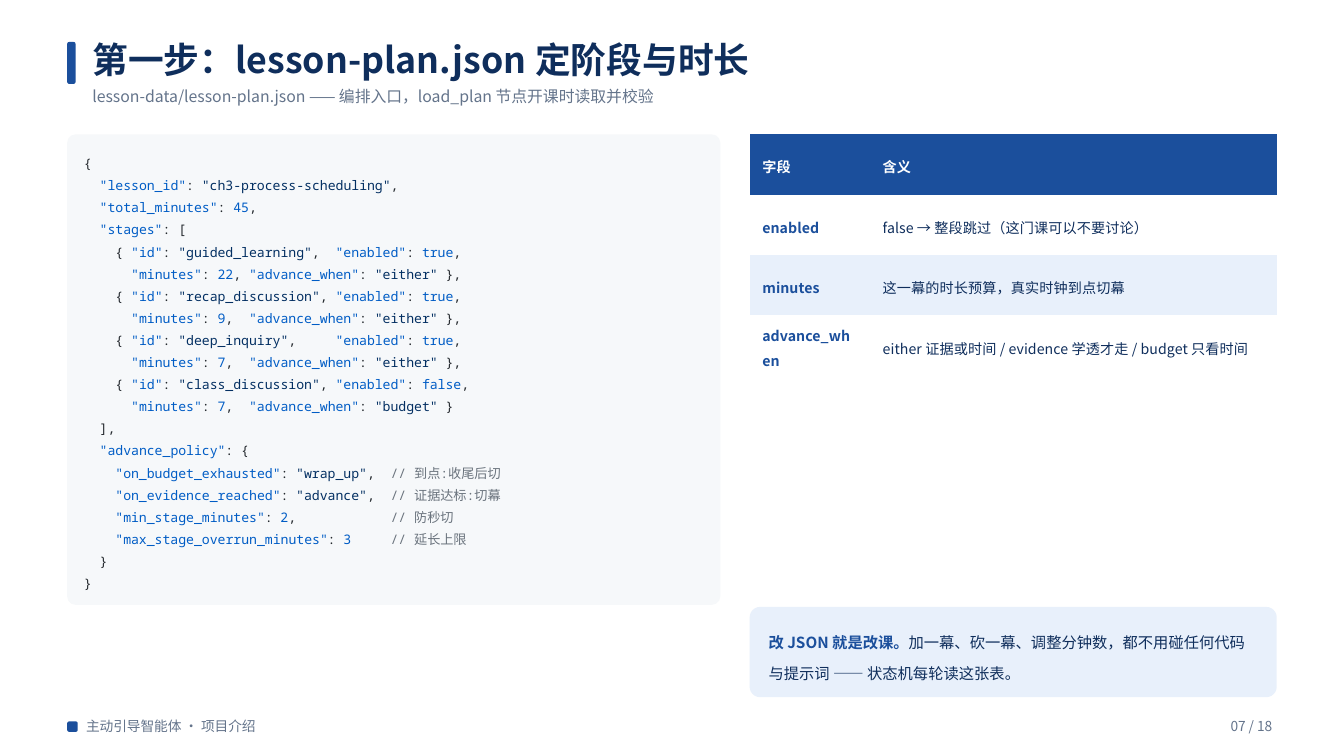
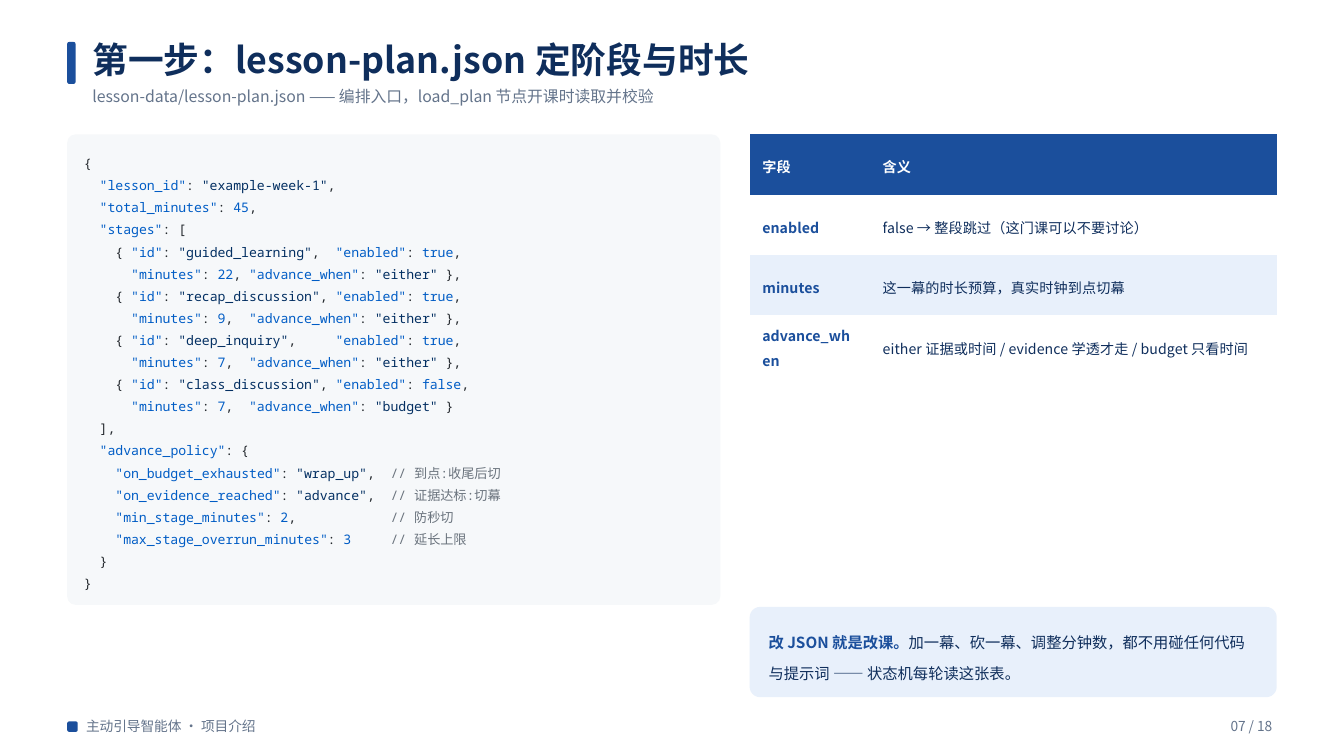
Before and after one commit to Awdyuer/SZU_Student_Agent, a slide deck: slide 7 of 主动引导智能体介绍/主动引导智能体介绍.pptx. Drawn at 1344x756 pixels with LibreOffice and Linux fonts; fonts in the diff are those of the drawing. Boxes give left, top, right and bottom in pixels: in the first picture for what was removed or moved away, otherwise in the second. Text is boxed around its words. In the diff, an @@ line names an element or a change of style, - is before the commit and + after.

Commit message:
Set up first modern switching lesson flow

```diff
--- a/主动引导智能体介绍/主动引导智能体介绍.pptx
+++ b/主动引导智能体介绍/主动引导智能体介绍.pptx
@@ text at (100, 180, 336, 193): text changed @@
-"lesson_id": "ch3-process-scheduling",
+"lesson_id": "example-week-1",
```
Also in this commit, not shown: 1 other slide changed, 50 other files.
